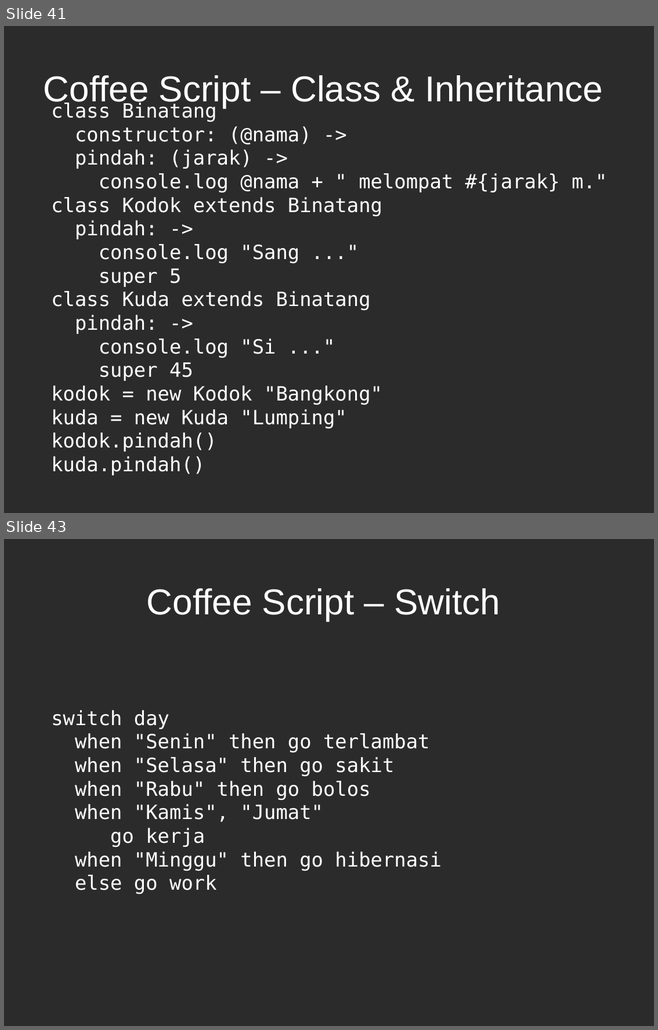
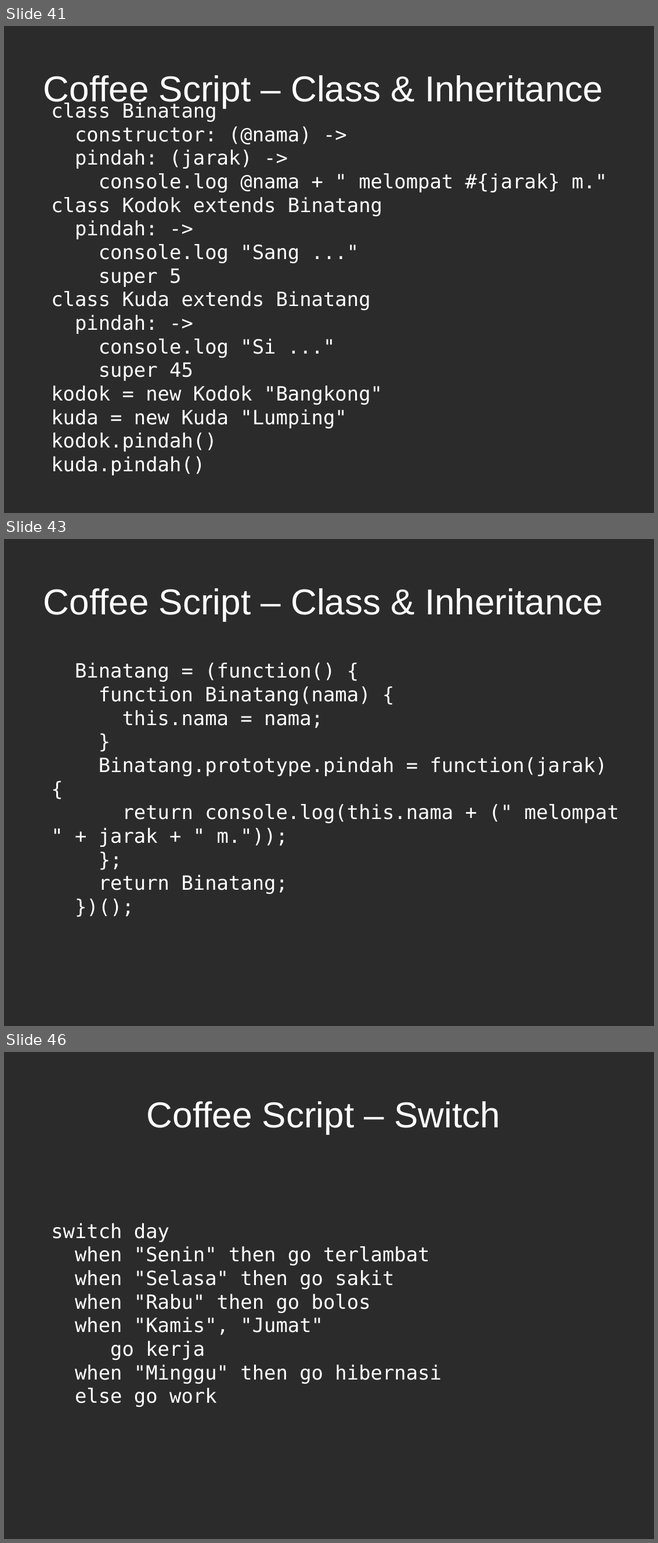
Before and after one commit to karuna/presentation, a slide deck: 20110919/rails3.1.odp. Shown one above the other, each under a label of ours: slides 41 and 43 before the commit, slides 41, 43 and 46 after it; the slides between them are not shown. The pictures are 658x1030 and 658x1543 pixels, drawn with LibreOffice and Linux fonts; fonts in the diff are those of the drawing; background and template pictures are left out; a plain dark background stands for a picture behind light text. Boxes give left, top, right and bottom in pixels: in the first picture for what was removed or moved away, otherwise in the second. Text is boxed around its words. In the diff, an @@ line names an element or a change of style, - is before the commit and + after.

```diff
--- a/20110919/rails3.1.odp
+++ b/20110919/rails3.1.odp
@@ slide 43 added at bbox=[4, 539, 654, 1026], background picture (left out) @@
@@ title added at bbox=[43, 588, 603, 621], 44 pt, text #FFFFFF @@
+Coffee Script – Class & Inheritance
@@ subtitle added at bbox=[75, 663, 619, 894], 24 pt, text #FFFFFF @@
+Binatang = (function() {
+function Binatang(nama) {
+this.nama = nama;
+}
+Binatang.prototype.pindah = function(jarak) {
+return console.log(this.nama + (" melompat " + jarak + " m."));
+};
+return Binatang;
+})();
@@ what was slide 43 is now slide 46 @@
```
Also in this commit, not shown: 6 slides changed, 2 other slides added.
